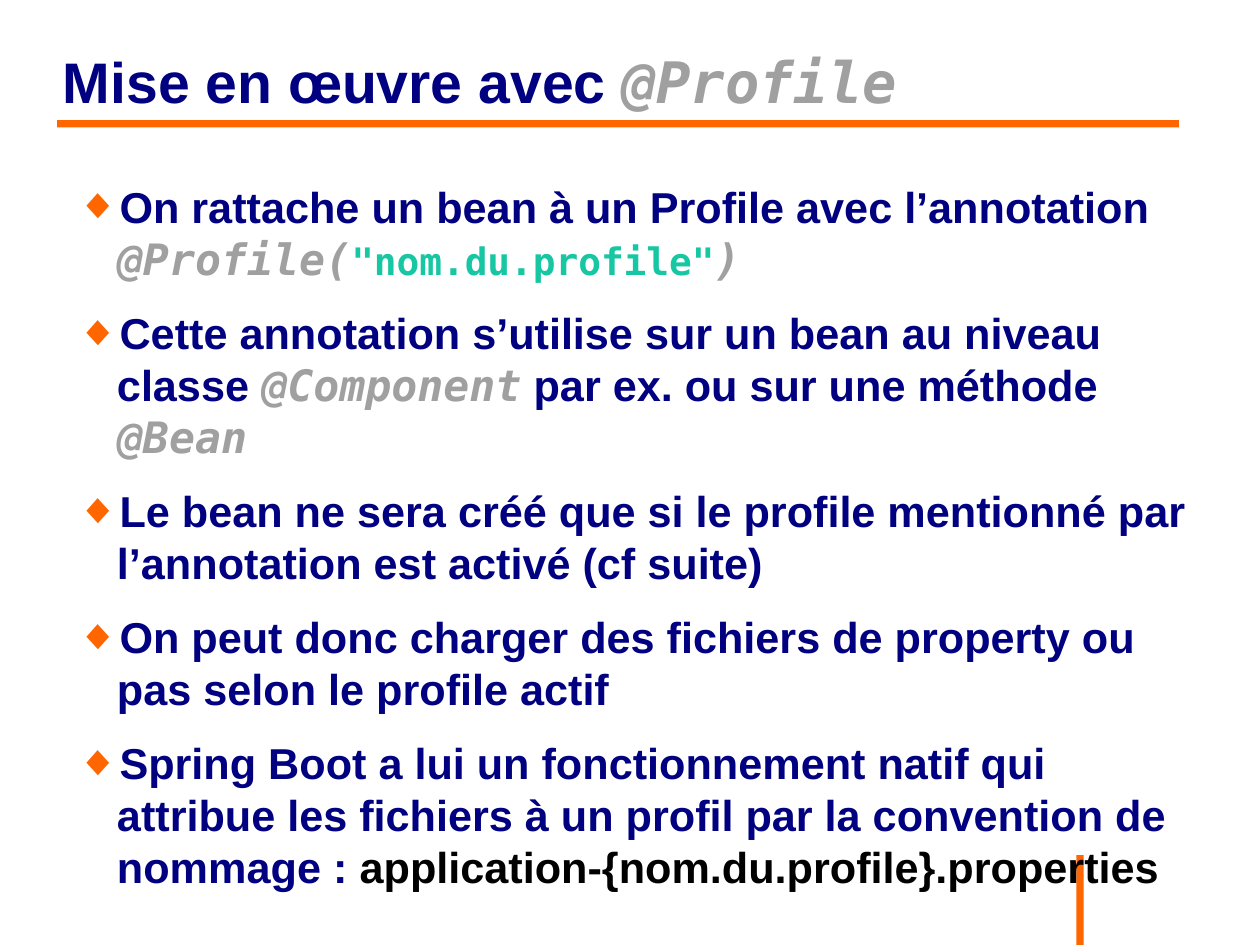
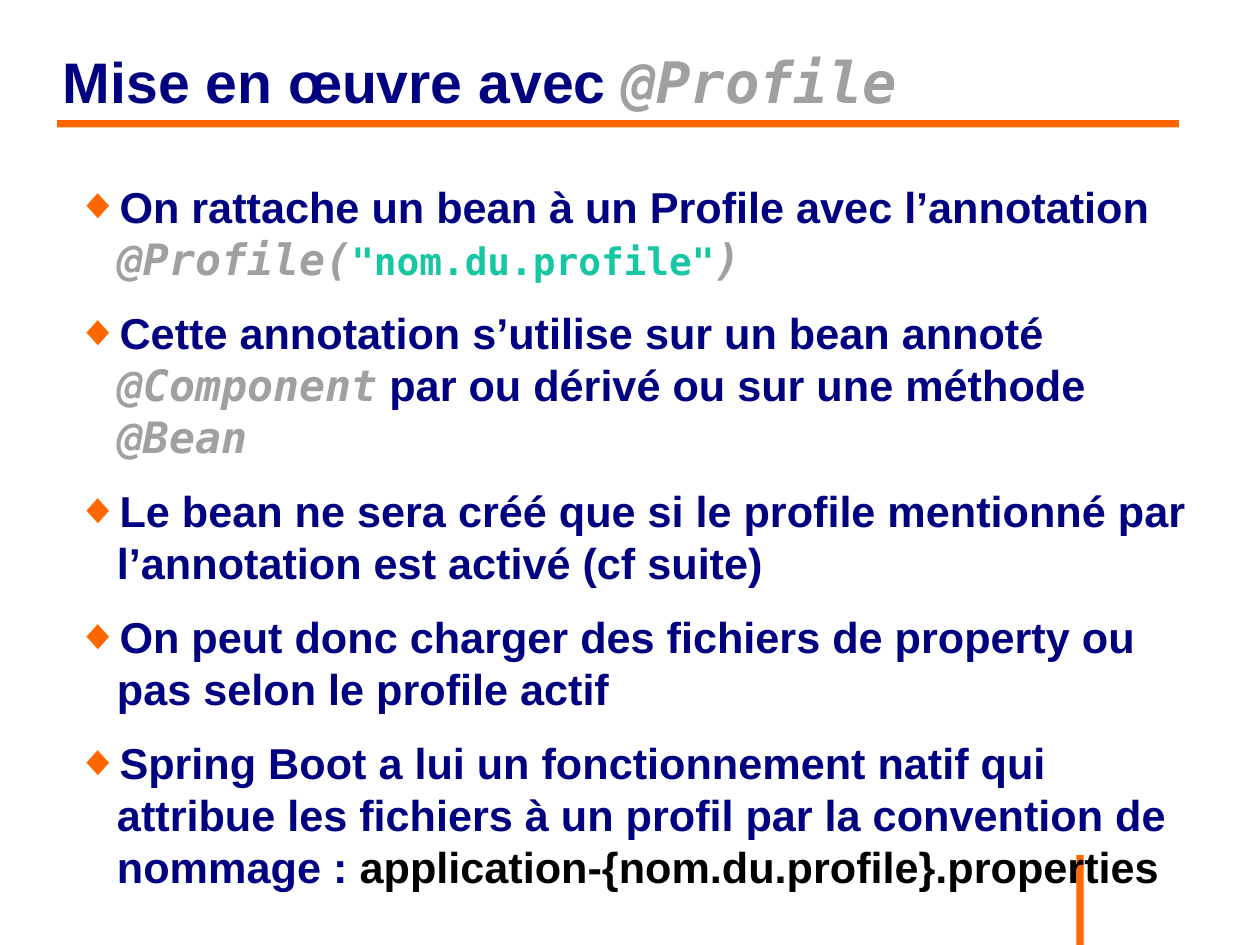
Before and after one commit to philphils/formation-spring, a slide deck: slide 14 of Documentation/diapo_formation_spring_property.odp. Drawn at 1260x945 pixels with LibreOffice and Linux fonts; fonts in the diff are those of the drawing; background and template pictures are left out. Boxes give left, top, right and bottom in pixels: in the first picture for what was removed or moved away, otherwise in the second. Text is boxed around its words. In the diff, an @@ line names an element or a change of style, - is before the commit and + after.

Commit message:
Précision @Profile et @Component

```diff
--- a/Documentation/diapo_formation_spring_property.odp
+++ b/Documentation/diapo_formation_spring_property.odp
@@ text at (117, 317, 1085, 460): text changed @@
-◆ Cette annotation s’utilise sur un bean au niveau classe @Component par ex. ou sur une méthode @Bean
+◆ Cette annotation s’utilise sur un bean annoté @Component par ou dérivé ou sur une méthode @Bean
```
